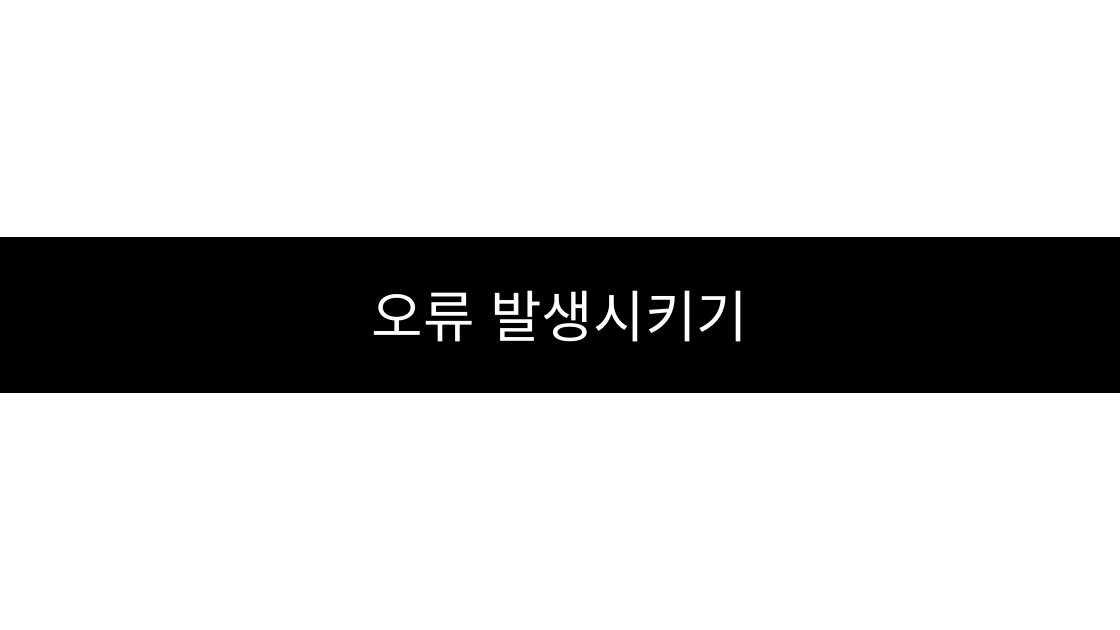
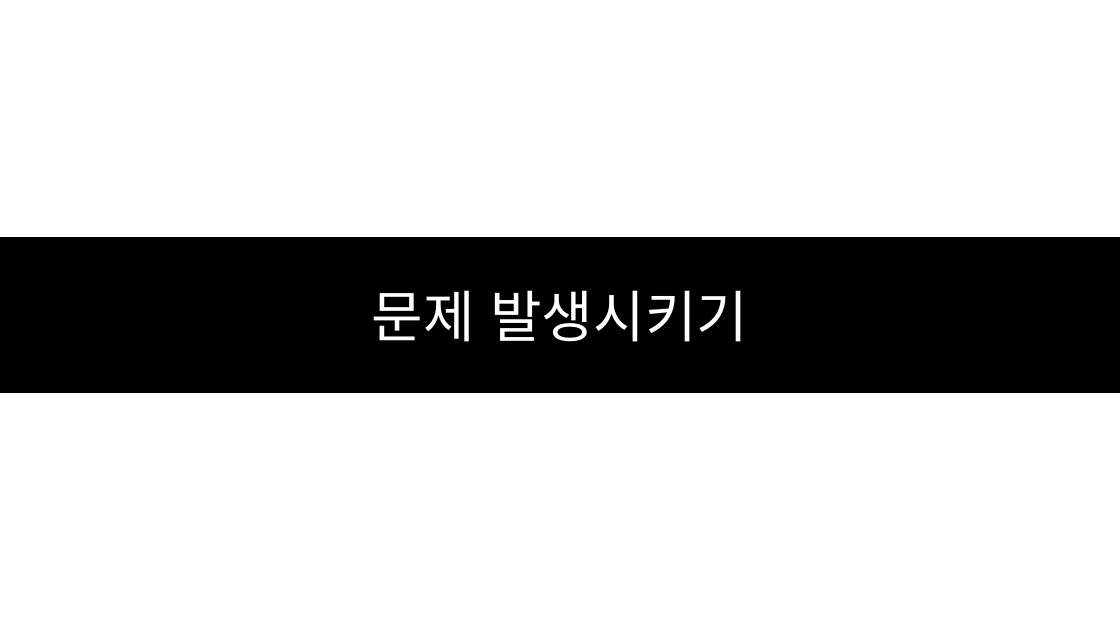
Before and after one commit to SEH00N/SDLU, a slide deck: slide 34 of ServerLecture/PT/4강 멀티스레딩 기초.pptx. Drawn at 1120x630 pixels with LibreOffice and Linux fonts; fonts in the diff are those of the drawing. Boxes give left, top, right and bottom in pixels: in the first picture for what was removed or moved away, otherwise in the second. Text is boxed around its words. In the diff, an @@ line names an element or a change of style, - is before the commit and + after.

```diff
--- a/ServerLecture/PT/4강 멀티스레딩 기초.pptx
+++ b/ServerLecture/PT/4강 멀티스레딩 기초.pptx
@@ text in rectangle at [372, 290, 748, 342]: text changed @@
-오류 발생시키기
+문제 발생시키기
```
Also in this commit, not shown: 28 slides added, 1 slide removed, 11 other files.
